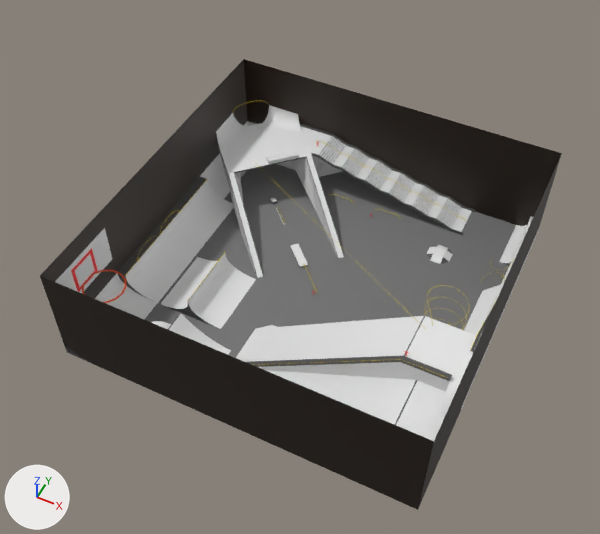
One commit to the Blender file Skate Park Scene Trial.blend: the scene before it, then after it.
Both versions are drawn from a camera (50 mm lens) standing at (64.3, -139.6, 180.9) and looking at (-1.8, -7.3, 15.5). The axes (+X, +Y, +Z) are drawn at lower left. The lights are the same throughout.

Names of what the first picture shows: 'BasketballHoop', 'BigRamp', 'CornerRaisedLevel', 'FlatPyramidRamp', 'Ground', 'LargeQuarterPipeFlush', 'LargeQuarterPipeLedge', 'PlatformSupportBeamLeft', 'PlatformSupportBeamRight', 'QuarterPipeSpineTransfer', 'SideCenterRamp', 'StairSets', 'Walls'.
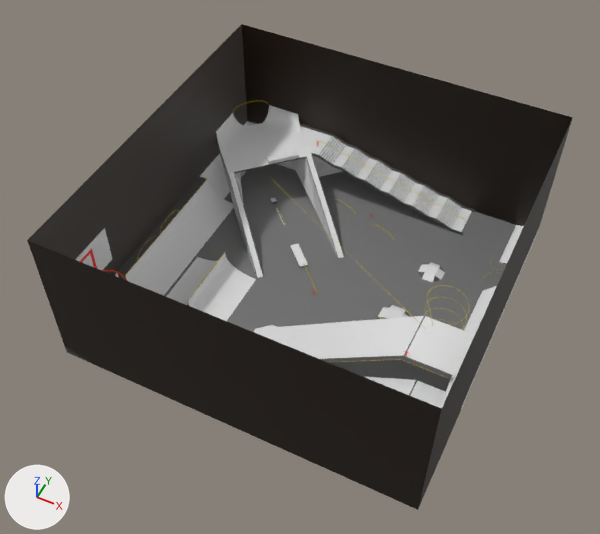
Pixel boxes (x1, y1, x2, y2) of what changed, in the pictures (600 x 534 px):
'Walls', mesh rescaled (8% taller)
    before: (40, 59, 562, 510)
    after: (27, 24, 573, 510)
'FlatPyramidRamp', moved
    before: (426, 245, 453, 264)
    after: (418, 262, 445, 282)
'FlatPyramidWithLedge', added
    after: (376, 305, 410, 319)
    faces in mat_material (white #e7e7e7): (378, 305, 409, 318)
part 2 of me_plane_003, recoloured
    both: (401, 362, 450, 392)
part 3 of me_plane_003, recoloured
    both: (333, 362, 416, 380)

Diff of the bpy script that builds the scene:
```diff
--- a/Skate Park Scene Trial.blend.py
+++ b/Skate Park Scene Trial.blend.py
@@ me_plane_023 @@
 me_plane_023.from_pydata(...)  # 10 vertices, 4 faces; spans x -92.9..7.1, y -1.0..30.0, z -100.0..0.0
 # used by ob_walls; location = (42.9, -50.0, 1.0); rotation_euler = (1.571, 0.0, 0.0), in degrees (90, 0, 0)
+# me_plane_023 part 1: the whole mesh is scaled about its middle by (1, 1.4, 1), then moved by (0.0, 6.1, 0.0)
 me_plane_023.materials.append(mat_walls)
@@ me_plane_003 @@
 me_plane_003.from_pydata(...)  # 54 vertices, 33 faces, 3 loose edges; spans x -56.6..2.2, y -19.8..9.7, z -23.9..8.3
 # used by ob_bigramp; location = (47.8, -30.2, 23.9)
+# me_plane_003 part 2: all 2 faces centred in x -2.7..0.1, y -7.1..-4.8, z 4.6..5.7 switch from mat_material (white #e7e7e7) to mat_edges (dark grey #4f4f4f)
+# me_plane_003 part 3: the 1 face centred in x -25.0, y -4.8, z -4.4 switches from mat_material (white #e7e7e7) to mat_edges (dark grey #4f4f4f)
 me_plane_003.materials.append(mat_rails)
@@ me_plane_026 @@
+me_plane_026.from_pydata(...)  # 30 vertices, 23 faces; spans x -1.95..1.95, y -1.24..1.95, z -1.0..0.5
+# faces by material slot: [6, 11, 6]
+me_plane_026.materials.append(mat_material)  # white #e7e7e7
+me_plane_026.materials.append(mat_edges)  # dark grey #4f4f4f
+me_plane_026.materials.append(mat_rails)  # yellow #e7ce0a
@@ ob_flatpyramidramp @@
 ob_flatpyramidramp = bpy.data.objects.new('FlatPyramidRamp', me_plane_024)
-ob_flatpyramidramp.location = (26.6, 28.1, 1.0)
+ob_flatpyramidramp.location = (26.9, 20.3, 1.0)
 ob_flatpyramidramp.scale = (1.58, 1.58, 1.0)
@@ ob_flatpyramidwithledge @@
+ob_flatpyramidwithledge = bpy.data.objects.new('FlatPyramidWithLedge', me_plane_026)
+ob_flatpyramidwithledge.location = (23.5, -0.2, 1.0)
+ob_flatpyramidwithledge.scale = (2.1, 2.1, 1.0)
```
